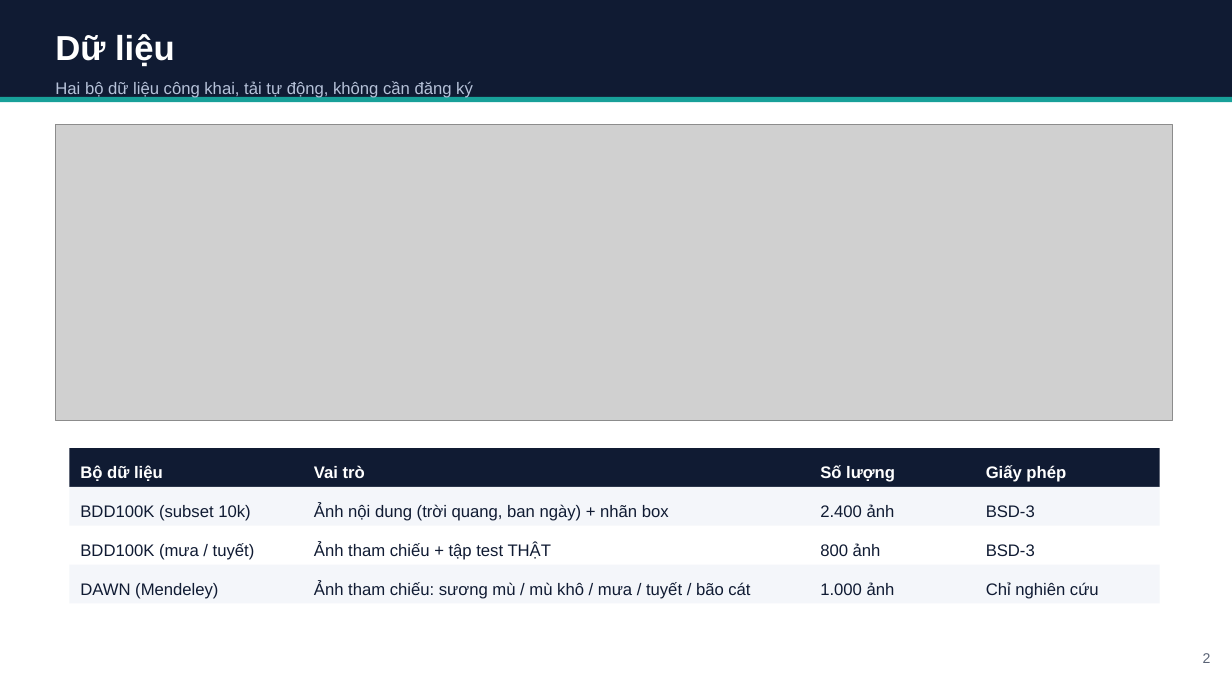
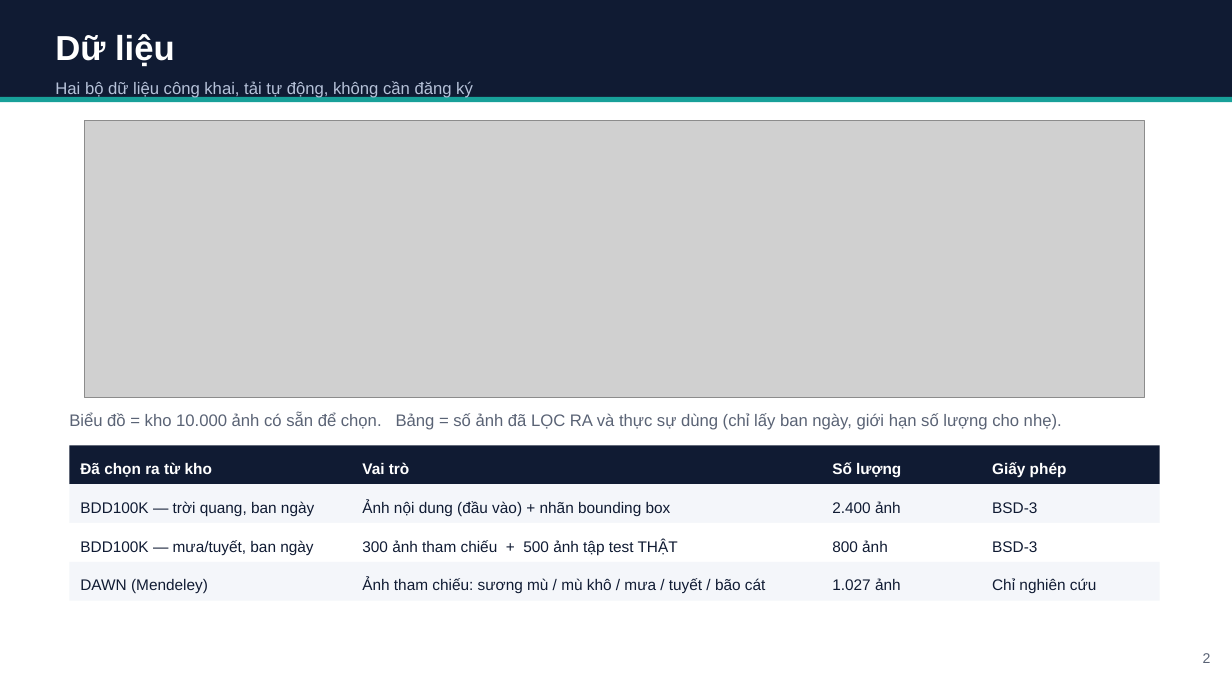
Before and after one commit to QuyDatSadBoy/StyleTranfer_Viettel_Course_DeepLearning, a slide deck: slide 3 of slides/BaoCao_TangCuongDuLieuThoiTiet.pptx. Drawn at 1232x693 pixels with LibreOffice and Linux fonts; fonts in the diff are those of the drawing; grey boxes stand for pictures. Boxes give left, top, right and bottom in pixels: in the first picture for what was removed or moved away, otherwise in the second. Text is boxed around its words. In the diff, an @@ line names an element or a change of style, - is before the commit and + after.

```diff
--- a/slides/BaoCao_TangCuongDuLieuThoiTiet.pptx
+++ b/slides/BaoCao_TangCuongDuLieuThoiTiet.pptx
@@ picture: place and size @@
-picture at (56, 125, 1174, 421)
+picture at (85, 120, 1145, 397)
@@ text added at (69, 412, 1062, 430), 13 pt, text #5A6375 @@
+Biểu đồ = kho 10.000 ảnh có sẵn để chọn. Bảng = số ảnh đã LỌC RA và thực sự dùng (chỉ lấy ban ngày, giới hạn số lượng cho nhẹ).
@@ text removed at (80, 465, 163, 481) @@
-Bộ dữ liệu
@@ text added at (80, 462, 212, 477), 12 pt, text #FFFFFF, bold @@
+Đã chọn ra từ kho
@@ text "Vai trò": place and size @@
-text "Vai trò" at (314, 465, 365, 478)
+text "Vai trò" at (362, 462, 409, 474)
@@ text "Số lượng": place and size @@
-text "Số lượng" at (820, 465, 895, 482)
+text "Số lượng" at (832, 462, 901, 478)
@@ text at (80, 501, 314, 516): text changed; size 13 to 12 pt @@
-Ảnh nội dung (trời quang, ban ngày) + nhãn box
+BDD100K — trời quang, ban ngày
@@ text removed at (80, 505, 250, 521) @@
-BDD100K (subset 10k)
@@ text added at (362, 500, 671, 516), 12 pt, text #101B33 @@
+Ảnh nội dung (đầu vào) + nhãn bounding box
@@ text "2.400 ảnh": place and size @@
-text "2.400 ảnh" at (820, 504, 895, 517)
+text "2.400 ảnh" at (832, 501, 901, 513)
@@ text at (362, 539, 678, 555): text changed; size 13 to 12 pt @@
-Ảnh tham chiếu + tập test THẬT
+300 ảnh tham chiếu + 500 ảnh tập test THẬT
@@ text "800 ảnh": place and size @@
-text "800 ảnh" at (820, 543, 881, 556)
+text "800 ảnh" at (832, 540, 888, 552)
@@ size 13 to 12 pt in 10 elements at (992, 541, 1037, 552), (992, 578, 1097, 593), (992, 462, 1067, 478), (992, 502, 1037, 513), (832, 540, 888, 552), (832, 462, 901, 478), (832, 501, 901, 513), (362, 578, 765, 593), (362, 462, 409, 474), (80, 579, 208, 594) @@
@@ text at (80, 540, 313, 555): text changed; size 13 to 12 pt @@
-BDD100K (mưa / tuyết)
+BDD100K — mưa/tuyết, ban ngày
@@ text "Ảnh tham chiếu: sương mù ...": place and size @@
-text "Ảnh tham chiếu: sương mù ..." at (314, 581, 750, 599)
+text "Ảnh tham chiếu: sương mù ..." at (362, 578, 765, 593)
@@ text at (832, 578, 901, 590): text changed; size 13 to 12 pt @@
-1.000 ảnh
+1.027 ảnh
```
Also in this commit, not shown: 8 other files.
